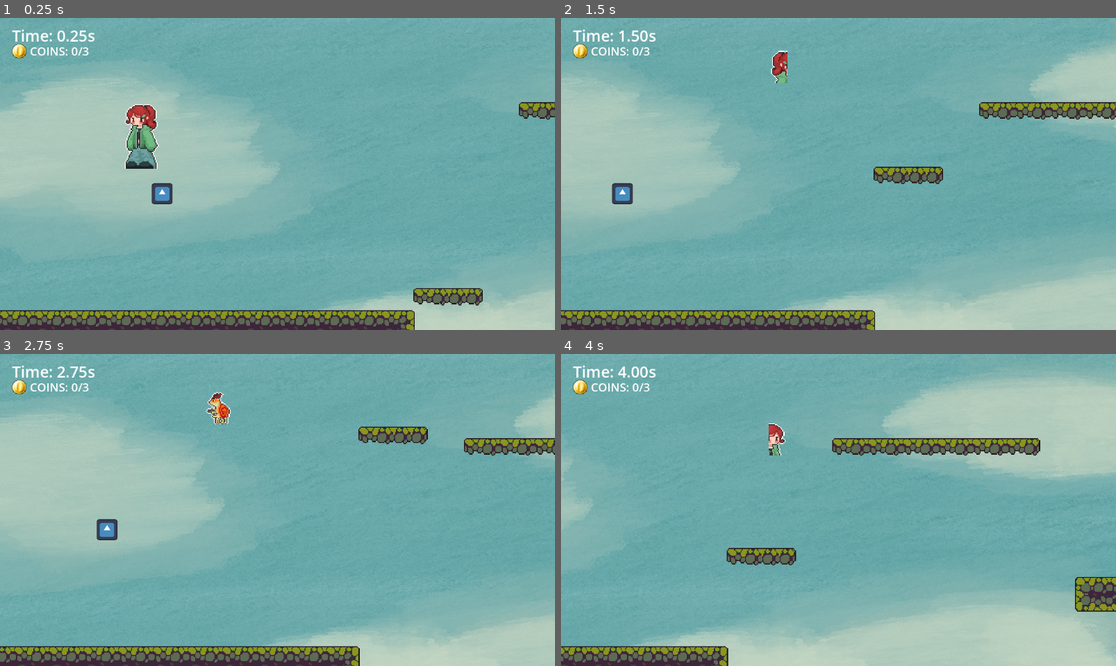
Above: before the commit, frames 1-4 (two rows, left to right).
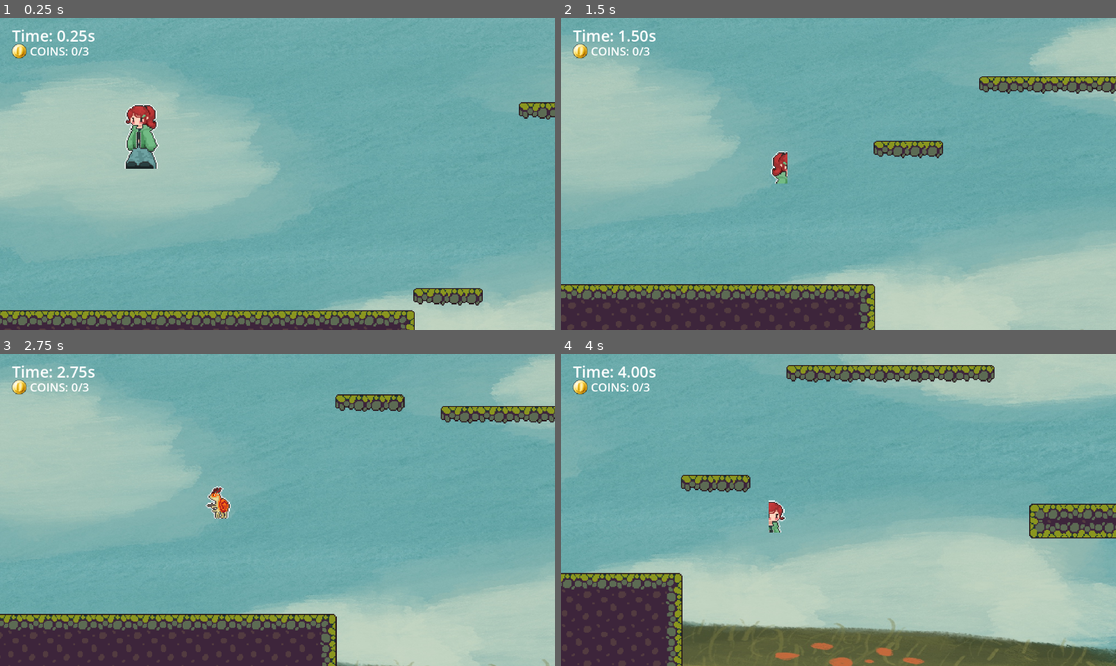
Above: after the commit, the same moments.

Repository: katfrain/KAMBA
Game: Godot game, scene res://Kat/Scenes/level.tscn
Same seed, same stepped clock (60 frames per second), same inputs: the game is played once before the commit and once after it. This scene is started directly instead of the project's main scene. The engine's default icon, where the game draws it, is replaced by a stand-in: a white triangle on a blue panel in a dark square.
Inputs:
- Up to frame 1 (0.25 s): no input
- Up to frame 2 (1.5 s): tap Enter (ui_accept) at 0.5 s; hold D (move_right) from 0.53 s (still down); tap K (kat) at 0.6 s; tap Space (jump) at 0.77, 1.07 s; tap M (mae) at 0.8, 1.35 s
- Up to frame 3 (2.75 s): tap Space (jump) at 1.52, 1.82, 2.3 s; tap L (Attack, bound only after the commit) at 1.55, 2.1 s; release D (move_right) at 2.03 s; hold A (move_left) from 2.03 s (still down)
- Up to frame 4 (4 s): release A (move_left) at 2.78 s; hold D (move_right) from 2.78 s (still down); tap Space (jump) at 2.85, 3.02, 3.32, 3.77 s; tap K (kat) at 3.05, 3.6 s; tap M (mae) at 3.8 s

The runs differ from the first frame. In frame 1, 0.3% of the frame differs, in the area x 27-32%, y 52-60%; in frame 2, 24%; in frame 3, 29%; in frame 4, 56%, in the area x 0-100%, y 0-100%.
Error before the commit: Invalid call. Nonexistent function 'UpdatePersona' in base 'Node (JumpDoingState)'. (res://Mae/scripts/StateMachine.gd:50)

Commit message:
Update Gun

Diff:
--- a/kamba/Kat/Scenes/level.tscn
+++ b/kamba/Kat/Scenes/level.tscn
@@ -1,13 +1,12 @@
-[gd_scene load_steps=26 format=4 uid="uid://dqodpb183qsgy"]
+[gd_scene load_steps=24 format=4 uid="uid://dqodpb183qsgy"]
 
 [ext_resource type="Script" path="res://Kat/Scenes/level.gd" id="1_grox1"]
 [ext_resource type="PackedScene" uid="uid://b48tqia1ryvet" path="res://Kat/Scenes/character_placeholder.tscn" id="2_a7sxh"]
 [ext_resource type="Texture2D" uid="uid://dpdeci5ugstd7" path="res://Mae/Assets/Untitled_Artwork.jpg" id="2_sbr0j"]
 [ext_resource type="Texture2D" uid="uid://c1axs2788dcy" path="res://Kat/Assets/tileset_placeholder.png" id="3_i2b84"]
-[ext_resource type="Texture2D" uid="uid://d2fyshjeoywo2" path="res://icon.svg" id="4_ao485"]
 [ext_resource type="Script" path="res://Kat/Scenes/panel.gd" id="4_p33ya"]
 [ext_resource type="PackedScene" uid="uid://djbjda52ea6bu" path="res://Kat/Scenes/win_zone.tscn" id="6_a5nrf"]
-[ext_resource type="PackedScene" uid="uid://yjah0q8d3uuc" path="res://Mae/Scenes/player.tscn" id="6_ldmg1"]
+[ext_resource type="PackedScene" uid="uid://bl2s2r0w4ao67" path="res://Mae/Scenes/player.tscn" id="6_ldmg1"]
 [ext_resource type="Script" path="res://Kat/Scenes/timer.gd" id="6_q58tk"]
 [ext_resource type="Script" path="res://Kat/Scenes/win_time.gd" id="6_qeym0"]
 [ext_resource type="PackedScene" uid="uid://c3psq8tpronfm" path="res://Kat/Scenes/moving_platform.tscn" id="7_o3oyj"]
@@ -147,8 +146,6 @@
 physics_layer_0/collision_mask = 0
 sources/0 = SubResource("TileSetAtlasSource_3rh5l")
 
-[sub_resource type="WorldBoundaryShape2D" id="WorldBoundaryShape2D_xodea"]
-
 [sub_resource type="StyleBoxFlat" id="StyleBoxFlat_xobvm"]
 bg_color = Color(0, 0, 0, 0.564706)
 
@@ -194,17 +191,6 @@
 scale = Vector2(2.25, 2.25)
 tile_map_data = PackedByteArray("AAABAAgAAAABAAAAAAACAAgAAAABAAAAAAADAAgAAAABAAAAAAAEAAgAAAABAAAAAAAFAAgAAAABAAAAAAAGAA …(5856 unchanged characters)…
 tile_set = SubResource("TileSet_p72x0")
-
-[node name="StaticBody2D" type="StaticBody2D" parent="Environment"]
-position = Vector2(340, 244)
-scale = Vector2(0.3375, 0.3375)
-
-[node name="Sprite2D" type="Sprite2D" parent="Environment/StaticBody2D"]
-position = Vector2(-1, 62)
-texture = ExtResource("4_ao485")
-
-[node name="CollisionShape2D" type="CollisionShape2D" parent="Environment/StaticBody2D"]
-shape = SubResource("WorldBoundaryShape2D_xodea")
 
 [node name="Platforms" type="Node" parent="."]
 
--- /dev/null
+++ b/kamba/Mae/Scenes/Kat_bullet.tscn
@@ -0,0 +1,19 @@
+[gd_scene load_steps=4 format=3 uid="uid://bk86rxp36ng3x"]
+
+[ext_resource type="Texture2D" uid="uid://f5q14ovlglb5" path="res://Kat/Assets/coin_placeholder.png" id="1_88iqt"]
+[ext_resource type="Script" path="res://Mae/Scenes/kat_bullet.gd" id="1_fvq50"]
+
+[sub_resource type="CircleShape2D" id="CircleShape2D_8uhim"]
+
+[node name="KatBullet" type="CharacterBody2D"]
+script = ExtResource("1_fvq50")
+
+[node name="Sprite2D" type="Sprite2D" parent="."]
+position = Vector2(1, -1)
+scale = Vector2(0.2, 0.202)
+texture = ExtResource("1_88iqt")
+
+[node name="CollisionShape2D" type="CollisionShape2D" parent="."]
+position = Vector2(1, -2)
+scale = Vector2(1.66548, 1.72605)
+shape = SubResource("CircleShape2D_8uhim")
--- a/kamba/Mae/Scenes/idle_doing_state.gd
+++ b/kamba/Mae/Scenes/idle_doing_state.gd
@@ -27,10 +27,3 @@
 
 func Exit():
 	print("idle state exited")
-
-
-#func _process(delta: float) -> void:
-	#if Input.is_action_just_pressed("move_left") or Input.is_action_just_pressed("move_right"):
-		#transitioned.emit("MoveDoingState")
-	#if Input.is_action_just_pressed("jump"):
-		#transitioned.emit("JumpDoingState")
--- a/kamba/Mae/Scenes/jump_doing_state.gd
+++ b/kamba/Mae/Scenes/jump_doing_state.gd
@@ -16,6 +16,10 @@
 	persona = state_machine.persona_identity
 	animated_sprite.play(persona.GetName() + "Up")
 
+func UpdatePersona(identity: State):
+	persona = identity
+	animated_sprite.play(persona.GetName()+"Jump")
+
 
 func Physics_update(delta, can_move):
 
@@ -23,11 +27,11 @@
 		var direction = Input.get_axis('move_left', 'move_right')
 		var movement = direction * move_speed
 
-		if direction > 0:
-			animated_sprite.flip_h = true
-		elif direction < 0:
-			animated_sprite.flip_h = false
-
+		#if direction > 0:
+			#animated_sprite.flip_h = true
+		#elif direction < 0:
+			#animated_sprite.flip_h = false
+		#
 		state_machine.player.velocity.x = movement
 		#state_machine.player.move_and_slide()
 
@@ -38,21 +42,3 @@
 				transitioned.emit("MoveDoingState")
 			else:
 				transitioned.emit("IdleDoingState")
-
-#func _physics_process(delta: float) -> void:
-	#if state_machine.current_state == self:
-		#
-		#state_machine.player.velocity.y += gravity * delta
-		#state_machine.player.move_and_slide()
-		#
-		#if state_machine.player.is_on_floor():
-			#print("on floor")
-			#if state_machine.player.velocity.x != 0:
-				#transitioned.emit("MoveDoingState")
-			#transitioned.emit("IdleDoingState")
-		#
-		#if state_machine.player.velocity.y < 0:
-			#animated_sprite.play(persona.GetName()+"Up")
-		#if state_machine.player.velocity.y > 0:
-			#animated_sprite.play(persona.GetName()+"Down")
-		#
--- a/kamba/Mae/Scenes/kat_being_state.gd
+++ b/kamba/Mae/Scenes/kat_being_state.gd
@@ -1,6 +1,19 @@
 #Kat Being State
 class_name KatBeingState
 extends State
+
+signal Katshoot(bullet)
+
+@export var animated_sprite: AnimatableBody2D:
+	get:
+		return $"../../AnimatedSprite2D"
+
+@export var arm: AnimatableBody2D:
+	get:
+		return $"../../AnimatedSprite2D/Arm"
+
+const bulletPath = preload("res://Mae/Scenes/Kat_bullet.tscn")
+
 
 func Enter():
 	entered.emit(self)
@@ -15,8 +28,5 @@
 	if Input.is_action_just_pressed("mae"):
 		transitioned.emit("MaeBeingState")
 
-
-#func _process(delta):
-	#if Input.is_action_just_pressed("mae"):
-		#transitioned.emit("MaeBeingState")
-	#
+func Attack():
+	Katshoot.emit(bulletPath)
--- /dev/null
+++ b/kamba/Mae/Scenes/kat_bullet.gd
@@ -0,0 +1,7 @@
+extends CharacterBody2D
+
+@export var speed = 600
+@export var vector = Vector2(1,0)
+
+func _physics_process(delta: float) -> void:
+	var collision = move_and_collide(delta*speed*vector)
--- a/kamba/Mae/Scenes/mae_being_state.gd
+++ b/kamba/Mae/Scenes/mae_being_state.gd
@@ -15,7 +15,5 @@
 	if Input.is_action_just_pressed("kat"):
 		transitioned.emit("KatBeingState")
 
-#
-#func _process(delta):
-	#if Input.is_action_just_pressed("kat"):
-		#transitioned.emit("KatBeingState")
+func Attack():
+	print("im attacking")
--- a/kamba/Mae/Scenes/move_doing_state.gd
+++ b/kamba/Mae/Scenes/move_doing_state.gd
@@ -7,7 +7,7 @@
 
 var movement
 var direction = 0
-
+signal vectorChar(dir)
 
 @export var persona: State   # Dynamically updated persona identity
 
@@ -45,12 +45,6 @@
 		else:
 			state_machine.player.velocity.x = move_toward(state_machine.player.velocity.x, 0, move_speed)
 
-		# Flip sprite based on movement direction
-		if direction > 0:
-			animated_sprite.flip_h = true
-		elif direction < 0:
-			animated_sprite.flip_h = false
-
 	else:
 		# Stop all movement when can_move is false
 		state_machine.player.velocity.x = 0
@@ -62,31 +56,5 @@
 		transitioned.emit("JumpDoingState")
 
 
-#
-#func _physics_process(delta: float) -> void:
-	#if state_machine.current_state == self:
-		#
-		#state_machine.player.velocity.y += gravity * delta
-		#
-		#var direction = Input.get_axis('move_left', 'move_right')
-		#var movement = direction * move_speed
-#
-		#
-		#if direction > 0:
-			#animated_sprite.flip_h = true
-		#elif direction < 0:
-			#animated_sprite.flip_h = false
-		#
-		#state_machine.player.velocity.x = movement
-		#state_machine.player.move_and_slide()
-		#
-		##transitioning states
-		#if movement == 0:
-			#transitioned.emit("IdleDoingState")
-		#if Input.is_action_just_pressed("jump"):
-				#transitioned.emit("JumpDoingState")
-			#
-			#
-
 func Exit():
 	print("move state exited")
--- a/kamba/Mae/Scenes/player.gd
+++ b/kamba/Mae/Scenes/player.gd
@@ -2,21 +2,51 @@
 
 @onready var Being_sm = $BeingStateMachine
 @onready var Doing_sm = $DoingStateMachine
+@onready var Marker = $Marker2D
+@export var animated_sprite: AnimatableBody2D:
+	get:
+		return $AnimatedSprite2D
+@export var arm: AnimatableBody2D:
+	get:
+		return $AnimatedSprite2D/Arm
+
+
 var gravity: int = ProjectSettings.get_setting("physics/2d/default_gravity")
 var can_move: bool = true
 
+
+
 signal game_over
 signal win_level
+var directionOfChar: bool = false
 
 func _ready():
 	pass
 func _physics_process(delta: float) -> void:
+	var direction = Input.get_axis("move_left", "move_right")
+
 	velocity.y += gravity * delta
+	if direction > 0:
+		Marker.position.x = 20
+		animated_sprite.flip_h = true
+		arm.position.x = 320
+		directionOfChar = true
+
+	elif direction < 0:
+		Marker.position.x = -48
+		animated_sprite.flip_h = false
+		arm.position.x = -320
+		directionOfChar = false
+
 	Doing_sm.player.move_and_slide()
 	Doing_sm.physics_process(delta, can_move)
 
 
+
 func _process(delta: float) -> void:
+	if Input.is_action_just_pressed("Attack"):
+		Being_sm.current_state.Attack()
+
 	Being_sm.process(delta)
 	Doing_sm.process(delta)
 
@@ -29,3 +59,17 @@
 func win():
 	win_level.emit()
 	can_move = false
+
+func on_shoot(bullet):
+	arm.play("Arm")
+	var spawedBullet = bullet.instantiate()
+	if not spawedBullet:
+		print("Failed to instantiate bullet.")
+		return
+
+	get_parent().add_child(spawedBullet)
+	spawedBullet.position = Marker.global_position
+
+	if directionOfChar:
+		spawedBullet.vector = Vector2.RIGHT
+	else: 	spawedBullet.vector = Vector2.LEFT
--- a/kamba/Mae/Scenes/player.tscn
+++ b/kamba/Mae/Scenes/player.tscn
@@ -14,6 +14,7 @@
 [ext_resource type="Texture2D" uid="uid://dpvajkyxm8b2q" path="res://Mae/Assets/Bug2-idle.png" id="12_2upko"]
 [ext_resource type="Texture2D" uid="uid://cf5ktetqrrw4r" path="res://Mae/Assets/slime_green.png" id="13_kg5ai"]
 [ext_resource type="Texture2D" uid="uid://b2ad6ihp1qeft" path="res://Mae/Assets/Poof.png" id="14_k45ae"]
+[ext_resource type="Texture2D" uid="uid://da7wqaac8ttw5" path="res://Mae/Assets/ChonksterMarty.JPG" id="15_o3un3"]
 
 [sub_resource type="AtlasTexture" id="AtlasTexture_13a2c"]
 atlas = ExtResource("8_xj186")
@@ -326,12 +327,35 @@
 script/source = "extends AnimatedSprite2D
 "
 
+[sub_resource type="AtlasTexture" id="AtlasTexture_jl8qk"]
+atlas = ExtResource("15_o3un3")
+region = Rect2(0, 0, 828, 1104)
+
+[sub_resource type="SpriteFrames" id="SpriteFrames_f6adi"]
+animations = [{
+"frames": [{
+"duration": 1.0,
+"texture": SubResource("AtlasTexture_jl8qk")
+}],
+"loop": true,
+"name": &"Arm",
+"speed": 5.0
+}, {
+"frames": [],
+"loop": true,
+"name": &"Default",
+"speed": 5.0
+}]
+
 [sub_resource type="RectangleShape2D" id="RectangleShape2D_i08o8"]
 size = Vector2(27.352, 75.2885)
 
 [node name="Player" type="CharacterBody2D"]
 position = Vector2(-14, -35)
 script = ExtResource("1_2ty8w")
+
+[node name="Marker2D" type="Marker2D" parent="."]
+position = Vector2(-48, 35)
 
 [node name="BeingStateMachine" type="Node" parent="." node_paths=PackedStringArray("current_state")]
 script = ExtResource("2_los7s")
@@ -360,18 +384,26 @@
 position = Vector2(-12, 17)
 scale = Vector2(0.14375, 0.14375)
 sprite_frames = SubResource("SpriteFrames_vhoju")
-animation = &"KatMove"
+animation = &"KatIdle"
 autoplay = "KatIdle"
 script = SubResource("GDScript_jk8u8")
 
+[node name="Arm" type="AnimatedSprite2D" parent="AnimatedSprite2D"]
+position = Vector2(-320, 90)
+scale = Vector2(0.256354, 0.256354)
+sprite_frames = SubResource("SpriteFrames_f6adi")
+animation = &"Default"
+autoplay = "Default"
+
 [node name="CollisionShape2D" type="CollisionShape2D" parent="."]
-position = Vector2(-15.5, 19)
+position = Vector2(-14, 19)
 rotation = -3.14159
 scale = Vector2(2.01082, -1.77982)
 shape = SubResource("RectangleShape2D_i08o8")
 
 [node name="Timer" type="Timer" parent="."]
 
+[connection signal="Katshoot" from="BeingStateMachine/KatBeingState" to="." method="on_shoot"]
 [connection signal="entered" from="BeingStateMachine/KatBeingState" to="DoingStateMachine" method="_on_persona_entered"]
 [connection signal="transitioned" from="BeingStateMachine/KatBeingState" to="BeingStateMachine" method="on_child_transitioned"]
 [connection signal="entered" from="BeingStateMachine/MaeBeingState" to="DoingStateMachine" method="_on_persona_entered"]
@@ -379,4 +411,5 @@
 [connection signal="transitioned" from="DoingStateMachine/IdleDoingState" to="DoingStateMachine" method="on_child_transitioned"]
 [connection signal="transitioned" from="DoingStateMachine/JumpDoingState" to="DoingStateMachine" method="on_child_transitioned"]
 [connection signal="transitioned" from="DoingStateMachine/MoveDoingState" to="DoingStateMachine" method="on_child_transitioned"]
+[connection signal="vectorChar" from="DoingStateMachine/MoveDoingState" to="." method="_on_move_doing_state_vector_char"]
 [connection signal="animation_looped" from="AnimatedSprite2D" to="DoingStateMachine" method="Poof_Done"]
--- a/kamba/project.godot
+++ b/kamba/project.godot
@@ -48,6 +48,11 @@
 "events": [Object(InputEventKey,"resource_local_to_scene":false,"resource_name":"","device":-1,"window_id":0,"alt_press …(192 unchanged characters)…
 ]
 }
+Attack={
+"deadzone": 0.5,
+"events": [Object(InputEventKey,"resource_local_to_scene":false,"resource_name":"","device":-1,"window_id":0,"alt_pressed":false,"shift_pressed":false,"ctrl_pressed":false,"meta_pressed":false,"pressed":false,"keycode":0,"physical_keycode":76,"key_label":0,"unicode":108,"location":0,"echo":false,"script":null)
+]
+}
 
 [layer_names]
 
Not shown: 1 places in kamba/Mae/Scenes/mainMae.tscn that only renumber resources
Not shown: 1 places in kamba/Mae/Scenes/player.tscn that only renumber resources
